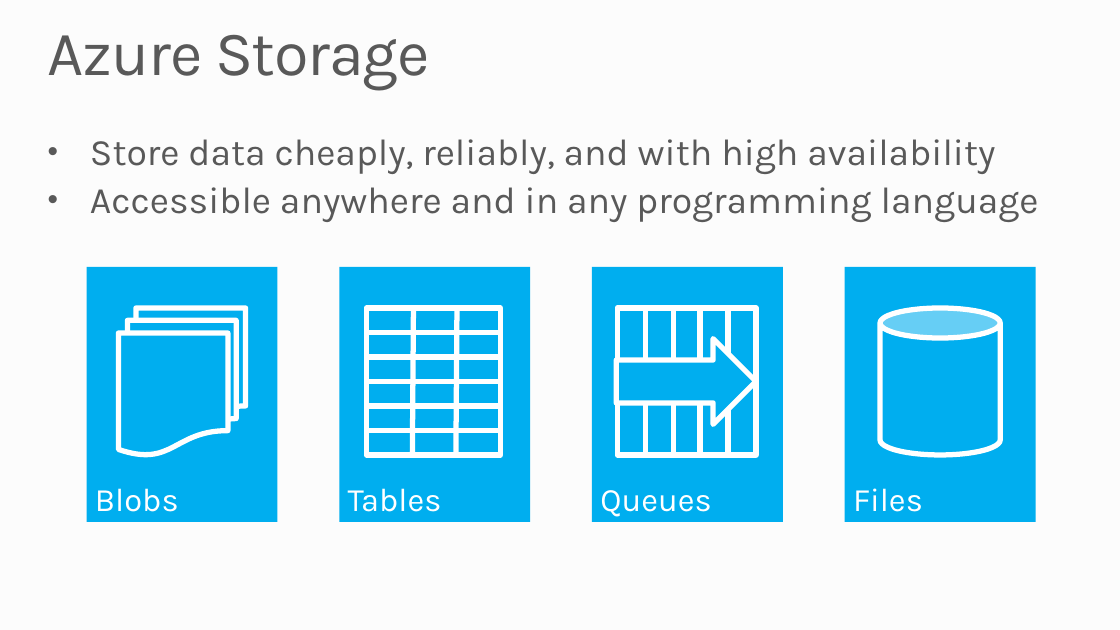
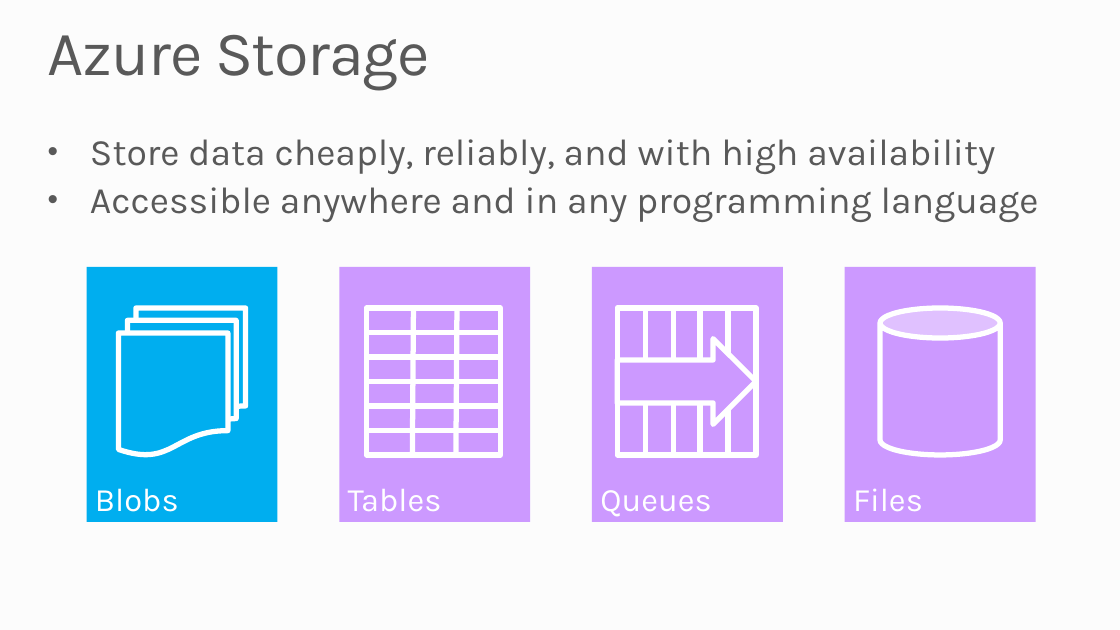
Before and after one commit to MSRConnections/Azure-training-course, a slide deck: slide 2 of Content/Storage/Azure Storage and CLI.pptx. Drawn at 1120x630 pixels with LibreOffice and Linux fonts; fonts in the diff are those of the drawing; background and template pictures are left out. Boxes give left, top, right and bottom in pixels: in the first picture for what was removed or moved away, otherwise in the second. Text is boxed around its words. In the diff, an @@ line names an element or a change of style, - is before the commit and + after.

```diff
--- a/Content/Storage/Azure Storage and CLI.pptx
+++ b/Content/Storage/Azure Storage and CLI.pptx
@@ fill #00AEEF to #CC99FF in 16 elements at [339,267,530,523], [592,267,783,523], [845,267,1036,523], [366,308,501,333], [366,333,501,357], [366,357,501,381], [366,381,501,406], [366,406,501,430], [366,430,501,455], [618,308,645,455], [645,308,673,455], [673,308,701,455], [700,308,728,455], [728,308,756,455], [881,308,1001,455], [618,339,756,424] @@
```
Also in this commit, not shown: 3 other slides changed, 3 slides added, 8 slides removed.
